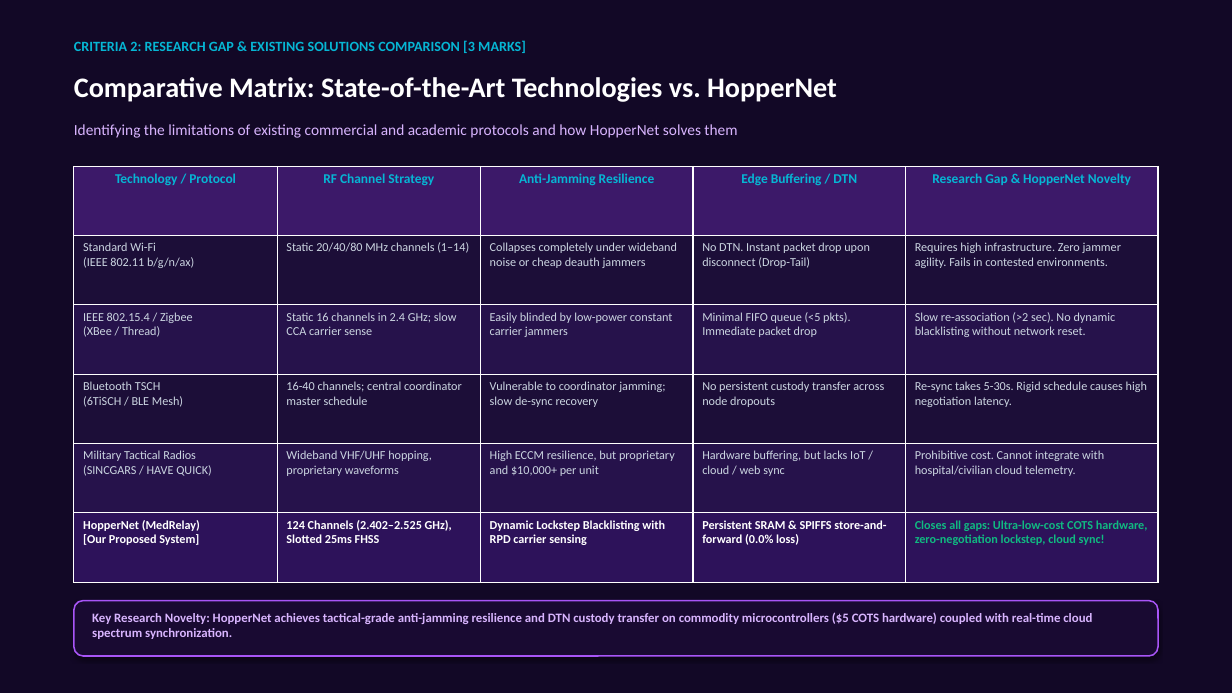
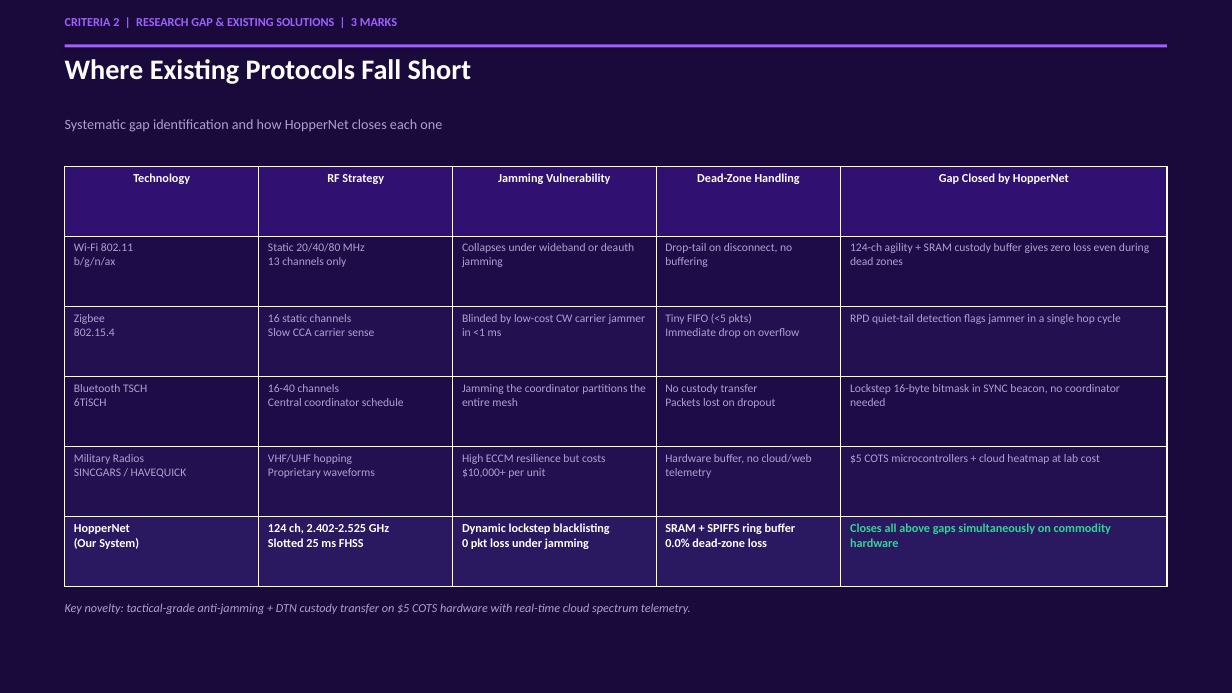
Before and after one commit to haripriyanr/hoppernet, a slide deck: slide 4 of reports/HopperNet_Presentation.pptx. Drawn at 1232x693 pixels with LibreOffice and Linux fonts; fonts in the diff are those of the drawing. Boxes give left, top, right and bottom in pixels: in the first picture for what was removed or moved away, otherwise in the second. Text is boxed around its words. In the diff, an @@ line names an element or a change of style, - is before the commit and + after.

Commit message:
feat: real-time auto-refresh web portals and robust slotted bidirectional mesh

```diff
--- a/reports/HopperNet_Presentation.pptx
+++ b/reports/HopperNet_Presentation.pptx
@@ rectangle at [0, 0, 1232, 693]: fill #120826 to #1A0A3C @@
@@ text at [65, 18, 397, 26]: text changed; size 11 to 9.5 pt; text colour #06B6D4 to #A060FF @@
-CRITERIA 2: RESEARCH GAP & EXISTING SOLUTIONS COMPARISON [3 MARKS]
+CRITERIA 2 | RESEARCH GAP & EXISTING SOLUTIONS | 3 MARKS
@@ text at [65, 59, 471, 84]: text changed; size 12 to 22 pt; text colour #D8B4FE to #FFFFFF; bold on @@
-Identifying the limitations of existing commercial and academic protocols and how HopperNet solves them
+Where Existing Protocols Fall Short
@@ rectangle added at [65, 44, 1167, 47], fill #A060FF @@
@@ text removed at [74, 77, 837, 102] @@
-Comparative Matrix: State-of-the-Art Technologies vs. HopperNet
@@ text added at [65, 119, 442, 132], 11 pt, text #B0A0D0 @@
+Systematic gap identification and how HopperNet closes each one
@@ table at [65, 166, 1167, 587] @@
-row 1: Technology / Protocol | RF Channel Strategy | Anti-Jamming Resilience | Edge Buffering / DTN | Research Gap & HopperNet Novelty
+row 1: Technology | RF Strategy | Jamming Vulnerability | Dead-Zone Handling | Gap Closed by HopperNet
-row 2: Standard Wi-Fi (IEEE 802.11 b/g/n/ax) | Static 20/40/80 MHz channels (1–14) | Collapses completely under wideband noise or cheap deauth jammers | No DTN. Instant packet drop upon disconnect (Drop-Tail) | Requires high infrastructure. Zero jammer agility. Fails in contested environments.
+row 2: Wi-Fi 802.11 b/g/n/ax | Static 20/40/80 MHz 13 channels only | Collapses under wideband or deauth jamming | Drop-tail on disconnect, no buffering | 124-ch agility + SRAM custody buffer gives zero loss even during dead zones
-row 3: IEEE 802.15.4 / Zigbee (XBee / Thread) | Static 16 channels in 2.4 GHz; slow CCA carrier sense | Easily blinded by low-power constant carrier jammers | Minimal FIFO queue (<5 pkts). Immediate packet drop | Slow re-association (>2 sec). No dynamic blacklisting without network reset.
+row 3: Zigbee 802.15.4 | 16 static channels Slow CCA carrier sense | Blinded by low-cost CW carrier jammer in <1 ms | Tiny FIFO (<5 pkts) Immediate drop on overflow | RPD quiet-tail detection flags jammer in a single hop cycle
-row 4: Bluetooth TSCH (6TiSCH / BLE Mesh) | 16-40 channels; central coordinator master schedule | Vulnerable to coordinator jamming; slow de-sync recovery | No persistent custody transfer across node dropouts | Re-sync takes 5-30s. Rigid schedule causes high negotiation latency.
+row 4: Bluetooth TSCH 6TiSCH | 16-40 channels Central coordinator schedule | Jamming the coordinator partitions the entire mesh | No custody transfer Packets lost on dropout | Lockstep 16-byte bitmask in SYNC beacon, no coordinator needed
-row 5: Military Tactical Radios (SINCGARS / HAVE QUICK) | Wideband VHF/UHF hopping, proprietary waveforms | High ECCM resilience, but proprietary and $10,000+ per unit | Hardware buffering, but lacks IoT / cloud / web sync | Prohibitive cost. Cannot integrate with hospital/civilian cloud telemetry.
+row 5: Military Radios SINCGARS / HAVEQUICK | VHF/UHF hopping Proprietary waveforms | High ECCM resilience but costs $10,000+ per unit | Hardware buffer, no cloud/web telemetry | $5 COTS microcontrollers + cloud heatmap at lab cost
-row 6: HopperNet (MedRelay) [Our Proposed System] | 124 Channels (2.402–2.525 GHz), Slotted 25ms FHSS | Dynamic Lockstep Blacklisting with RPD carrier sensing | Persistent SRAM & SPIFFS store-and-forward (0.0% loss) | Closes all gaps: Ultra-low-cost COTS hardware, zero-negotiation lockstep, cloud sync!
+row 6: HopperNet (Our System) | 124 ch, 2.402-2.525 GHz Slotted 25 ms FHSS | Dynamic lockstep blacklisting 0 pkt loss under jamming | SRAM + SPIFFS ring buffer 0.0% dead-zone loss | Closes all above gaps simultaneously on commodity hardware
@@ fill #3C1969 to #301070 in row 1 @@
@@ fill #1C0E38 to #1E0C48 in 10 cells @@
@@ fill #26124B to #221050 in 10 cells @@
@@ fill #2D125A to #2A1860 in row 6 @@
@@ table: place and size @@
-table at [74, 166, 1158, 582]
+table at [65, 166, 1167, 587]
@@ text at [65, 603, 691, 614]: text changed; size 10 to 9.5 pt; text colour #D8B4FE to #B0A0D0; bold off; italic on @@
-Key Research Novelty: HopperNet achieves tactical-grade anti-jamming resilience and DTN custody transfer on commodity microcontrollers ($5 COTS hardware) coupled with real-time cloud spectrum synchronization.
+Key novelty: tactical-grade anti-jamming + DTN custody transfer on $5 COTS hardware with real-time cloud spectrum telemetry.
@@ rounded rectangle removed at [74, 601, 1158, 656] @@
```
Also in this commit, not shown: 9 other slides changed, 2 slides added, 2 slides removed, 4 other files.
